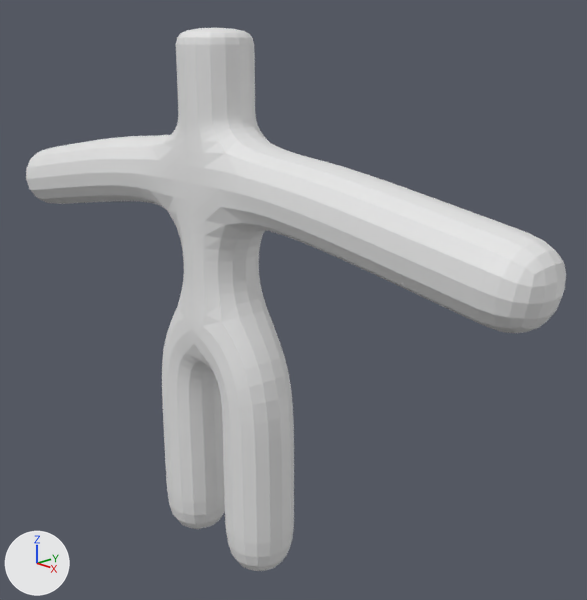
One commit to the Blender file AssetSources/Blender/model.blend: the scene before it, then after it.
Both versions are drawn from a 50 mm lens placed at (4.03, -3.15, 3.47), pointed at (0.3, 0.36, 1.86). Every picture has the same lights, and +X, +Y and +Z are marked at lower left.
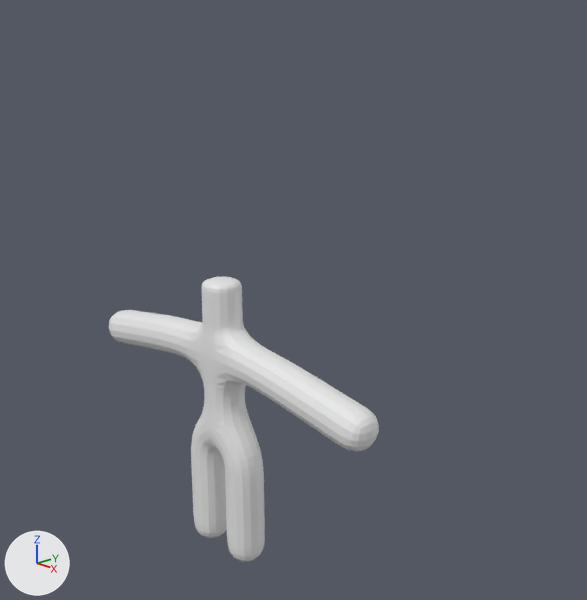
What changed in the scene script:
```text
Change me_cube:
    where me_cube.from_pydata(...)  # 15 vertices, 0 faces, 14 loose edges; spans x -2.38..0.0, y -0.01..0.0, z -0.01..3.57
    used by ob_cube; location = (0.0, 0.0, 0.0)
    verts and faces of me_cube; kept vertices keep their numbers, new ones are numbered from 15
    before: 0 (0.0, 0.0, 1.79), 1 (-0.35, 0.0, 1.42), 2 (-0.35, 0.0, -0.01)
    before: 3 (0.0, 0.0, 2.72)
    me_cube part 1
    add delete_edges([(1, 2)])
    add verts[15] = (-0.35, 0.0, 0.7)
    add verts[16] = (0.35, 0.0, 1.42)
    add verts[17] = (0.35, 0.0, -0.01)
    add verts[21] = (0.35, 0.0, 0.7)
    add edges += [(0, 16), (1, 15), (2, 15), (16, 21), (17, 21)]
    me_cube part 2
    add verts[18] = (0.4, 0.0, 2.71)
    add verts[19] = (1.33, -0.01, 2.57)
    add verts[20] = (2.38, -0.01, 2.4)
    add edges += [(3, 18), (18, 19), (19, 20)]
Change ob_cube:
    remove _m = ob_cube.modifiers.new('Mirror', 'MIRROR')
    ob_cube.scale: (1.0, 1.0, 1.0) -> (0.565, 0.565, 0.565)
```

Location of each change, [x1, y1, x2, y2] in pixels of the pictures (587 x 600 px):
'Cube', reshaped, rescaled, modifiers changed (50% narrower, 47% shorter)
    before: [26, 28, 566, 571]
    after: [109, 276, 379, 561]
